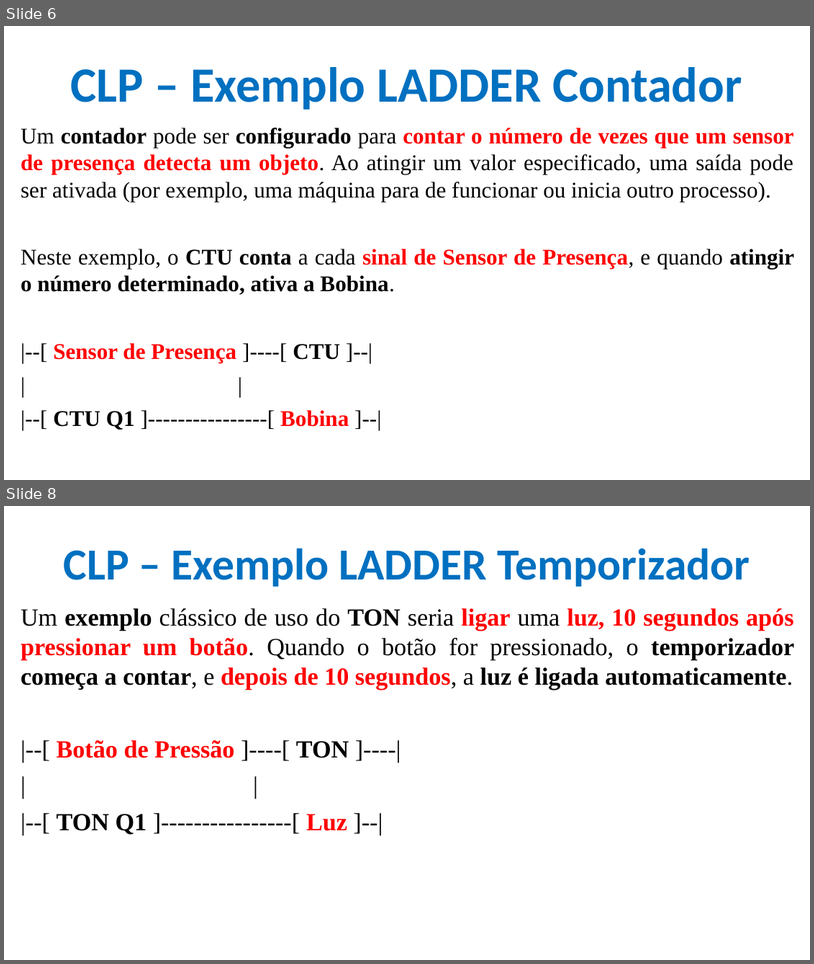
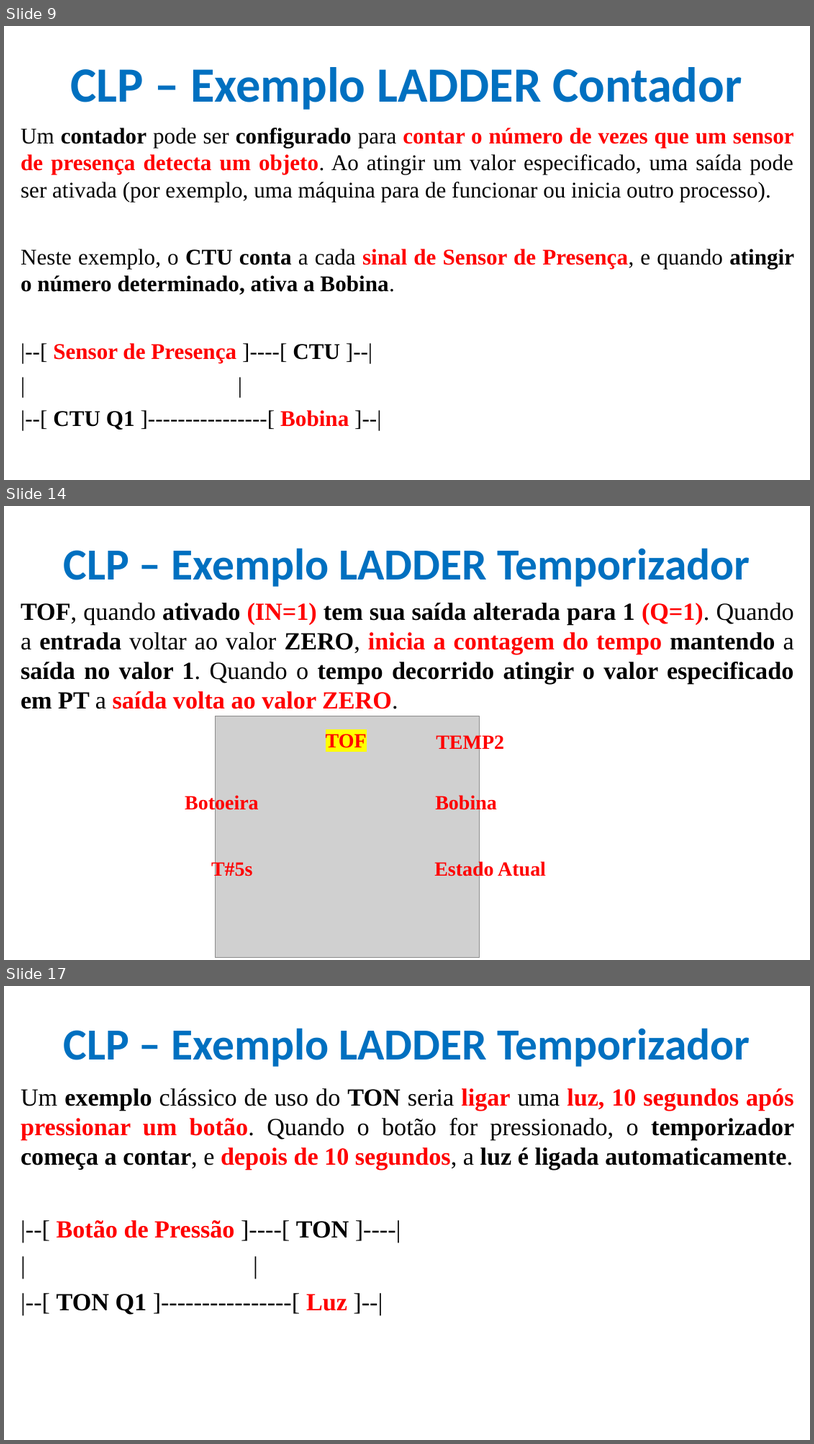
Before and after one commit to CloudEducationBrazil/WydenUniRuyControladoresLogicosProgCLP, a slide deck: 01 Classes/Aula4 - CLP - Programação - Ling LADER Contagem e Temporizadores.pptx. Shown one above the other, each under a label of ours: slides 6 and 8 before the commit, slides 9, 14 and 17 after it; the slides between them are not shown. The pictures are 814x964 and 814x1444 pixels, drawn with LibreOffice and Linux fonts; fonts in the diff are those of the drawing; grey boxes stand for pictures; background and template pictures are left out. Boxes give left, top, right and bottom in pixels: in the first picture for what was removed or moved away, otherwise in the second. Text is boxed around its words. In the diff, an @@ line names an element or a change of style, - is before the commit and + after.

```diff
--- a/01 Classes/Aula4 - CLP - Programação - Ling LADER Contagem e Temporizadores.pptx
+++ b/01 Classes/Aula4 - CLP - Programação - Ling LADER Contagem e Temporizadores.pptx
@@ slide 14 added at <box>4,506,810,960</box>, background picture (left out) @@
@@ title added at <box>64,548,750,587</box>, 39.6 pt, text #0070C0, bold @@
+CLP – Exemplo LADDER Temporizador
@@ text added at <box>21,602,795,709</box>, 22 pt, text #000000, bold @@
+TOF, quando ativado (IN=1) tem sua saída alterada para 1 (Q=1). Quando a entrada voltar ao valor ZERO, inicia a contagem do tempo mantendo a saída no valor 1. Quando o tempo decorrido atingir o valor especificado em PT a saída volta ao valor ZERO.
@@ picture added at <box>215,716,480,957</box> @@
@@ text added at <box>326,734,367,748</box>, 18 pt, text #FF0000, bold @@
+TOF
@@ text added at <box>436,733,504,752</box>, 18 pt, text #FF0000, bold @@
+TEMP2
@@ text added at <box>185,793,259,813</box>, 18 pt, text #FF0000, bold @@
+Botoeira
@@ text added at <box>435,794,497,813</box>, 18 pt, text #FF0000, bold @@
+Bobina
@@ text added at <box>211,860,253,879</box>, 18 pt, text #FF0000, bold @@
+T#5s
@@ text added at <box>435,860,546,879</box>, 18 pt, text #FF0000, bold @@
+Estado Atual
@@ what was slide 6 is now slide 9 @@
@@ what was slide 8 is now slide 17 @@
```
Also in this commit, not shown: 3 slides changed, 8 other slides added.
